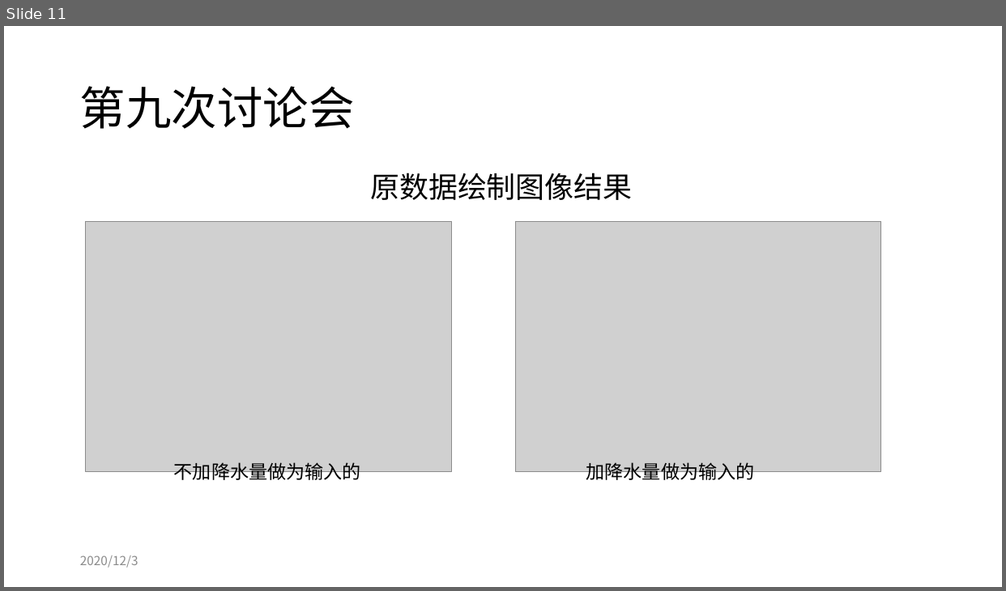
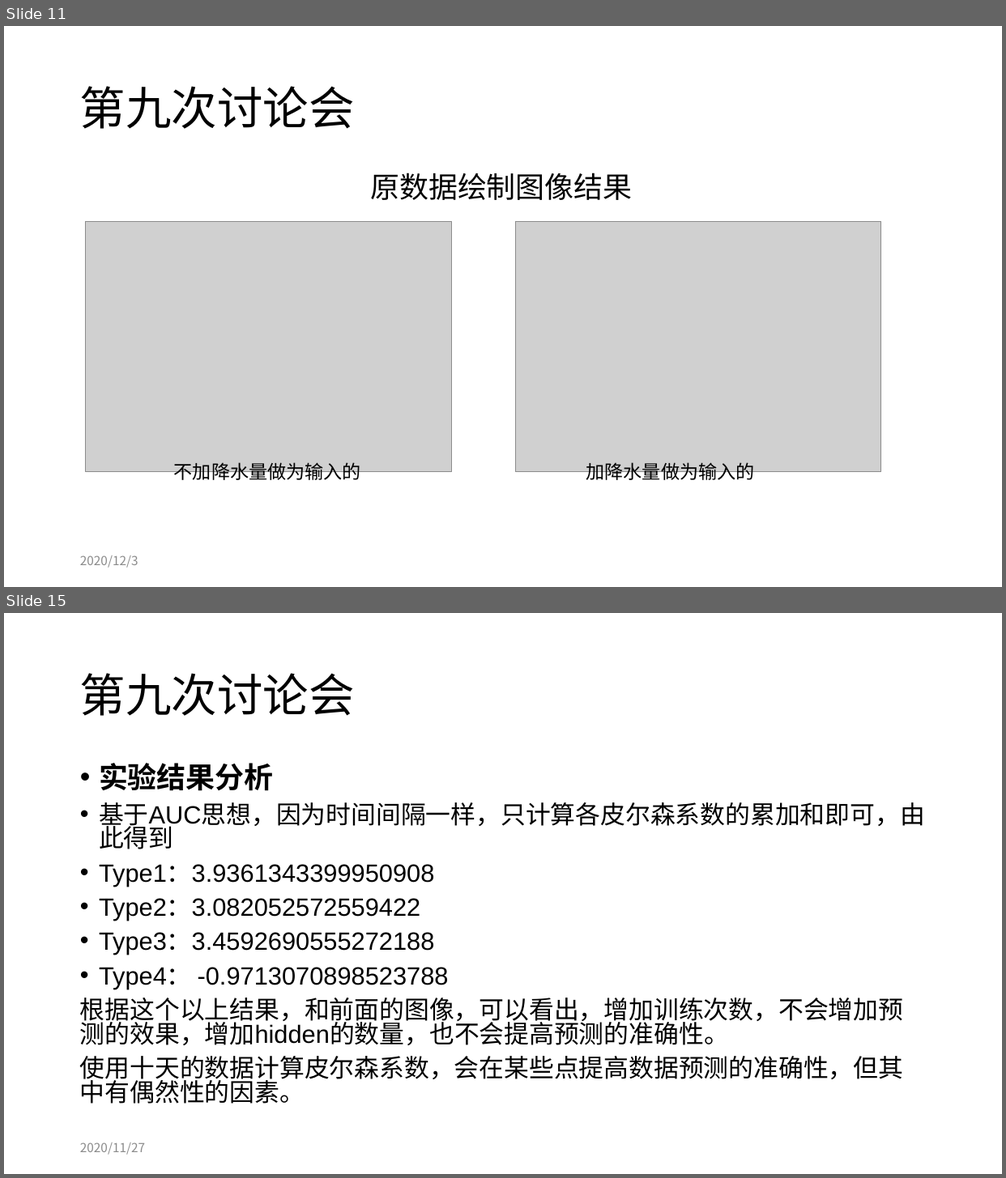
Before and after one commit to tureful/tureful.github.io, a slide deck: workshop_summary.pptx. Shown one above the other, each under a label of ours: slide 11 before the commit, slides 11 and 15 after it; the slides between them are not shown. The pictures are 1006x591 and 1006x1178 pixels, drawn with LibreOffice and Linux fonts; fonts in the diff are those of the drawing; grey boxes stand for pictures. Boxes give left, top, right and bottom in pixels: in the first picture for what was removed or moved away, otherwise in the second. Text is boxed around its words. In the diff, an @@ line names an element or a change of style, - is before the commit and + after.

```diff
--- a/workshop_summary.pptx
+++ b/workshop_summary.pptx
@@ slide 15 added at <box>4,613,1002,1174</box>, background #FFFFFF @@
@@ title added at <box>80,673,355,716</box>, 44 pt, text #000000 @@
+第九次讨论会
@@ text added at <box>80,763,925,1104</box>, 24 pt, text #000000 @@
+• 实验结果分析
+• 基于AUC思想，因为时间间隔一样，只计算各皮尔森系数的累加和即可，由此得到
+• Type1：3.9361343399950908
+• Type2：3.082052572559422
+• Type3：3.4592690555272188
+• Type4： -0.9713070898523788
+根据这个以上结果，和前面的图像，可以看出，增加训练次数，不会增加预测的效果，增加hidden的数量，也不会提高预测的准确性。
+使用十天的数据计算皮尔森系数，会在某些点提高数据预测的准确性，但其中有偶然性的因素。
@@ text added at <box>80,1143,145,1155</box>, 12 pt, text #8C8C8C @@
+2020/11/27
```
Also in this commit, not shown: 1 slide changed, 2 other slides added, 1 other file.
